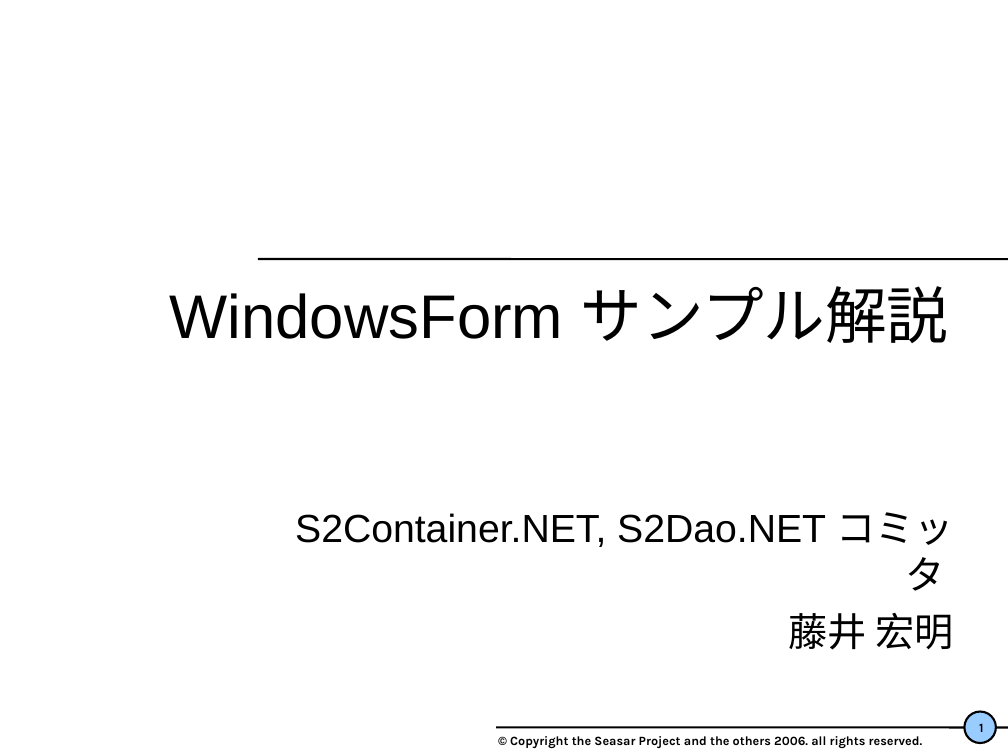
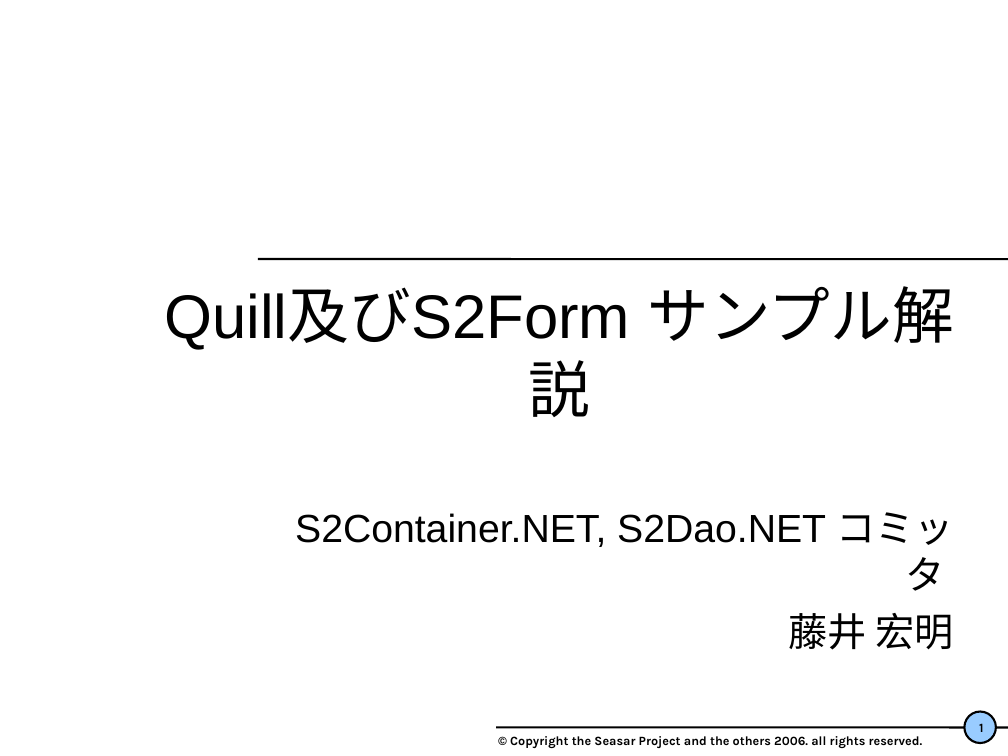
Before and after one commit to seasarorg/s2container.net, a slide deck: slide 1 of s2container.net-example/S2FormExample/WindowsFormサンプル解説.ppt. Drawn at 1008x756 pixels with LibreOffice and Linux fonts; fonts in the diff are those of the drawing; background and template pictures are left out. Boxes give left, top, right and bottom in pixels: in the first picture for what was removed or moved away, otherwise in the second. Text is boxed around its words. In the diff, an @@ line names an element or a change of style, - is before the commit and + after.

Commit message:
QuillとS2Formサンプル用ドキュメントの更新

```diff
--- a/s2container.net-example/S2FormExample/WindowsFormサンプル解説.ppt
+++ b/s2container.net-example/S2FormExample/WindowsFormサンプル解説.ppt
@@ title at [165,286,954,417]: text changed @@
-WindowsForm サンプル解説
+Quill及びS2Form サンプル解説
```
Also in this commit, not shown: 14 other slides changed, 2 slides added.
